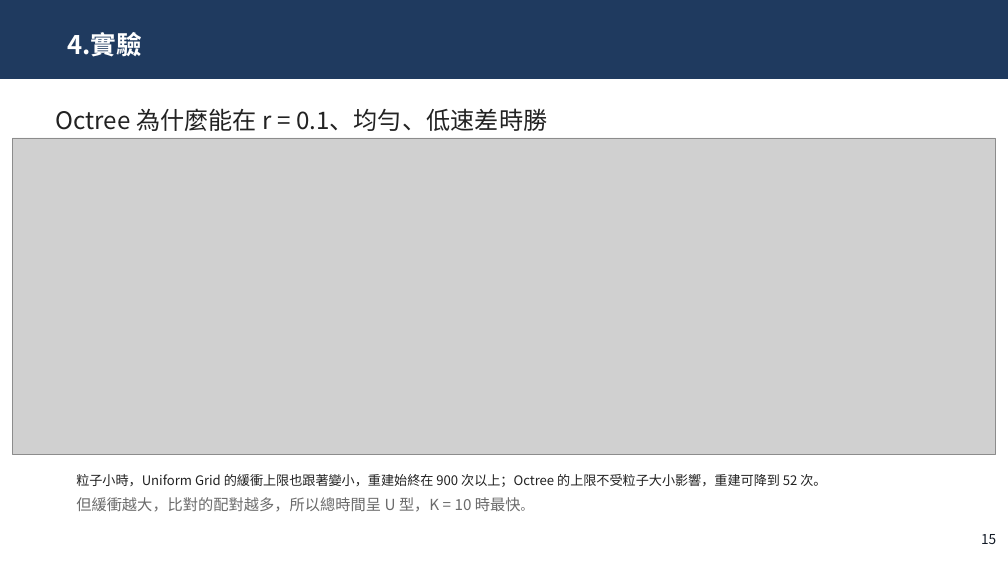
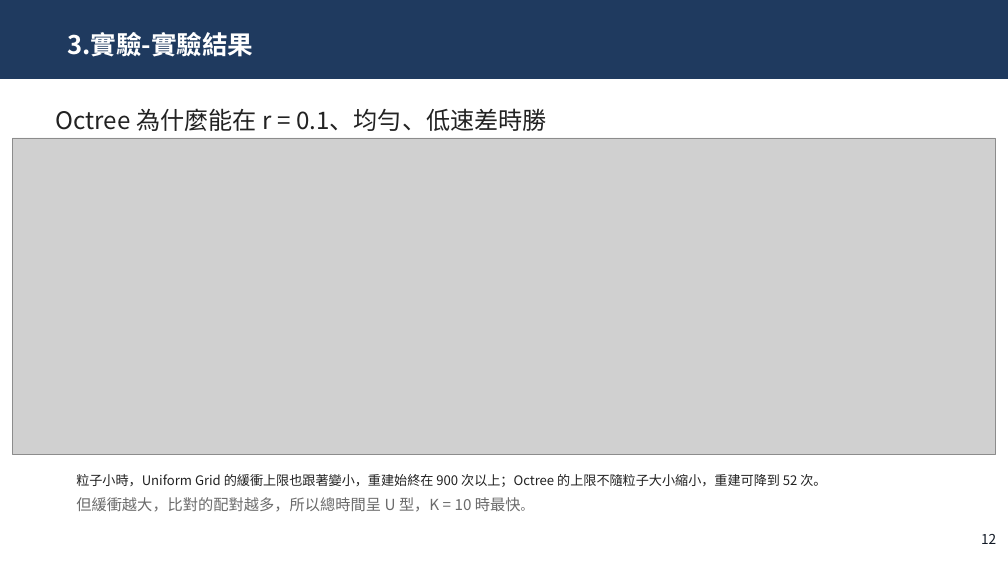
Before and after one commit to JasonYangCKSH/nbody_initial_project, a slide deck: slide 12 of 專題競賽/2. 口頭簡報/專題成果簡報.pptx (slide 15 before the commit). Drawn at 1008x567 pixels with LibreOffice and Linux fonts; fonts in the diff are those of the drawing; grey boxes stand for pictures. Boxes give left, top, right and bottom in pixels: in the first picture for what was removed or moved away, otherwise in the second. Text is boxed around its words. In the diff, an @@ line names an element or a change of style, - is before the commit and + after.

```diff
--- a/專題競賽/2. 口頭簡報/專題成果簡報.pptx
+++ b/專題競賽/2. 口頭簡報/專題成果簡報.pptx
@@ title at [67, 32, 253, 57]: text changed @@
-4.實驗
+3.實驗-實驗結果
@@ text at [76, 474, 826, 487]: text changed @@
-粒子小時，Uniform Grid 的緩衝上限也跟著變小，重建始終在 900 次以上；Octree 的上限不受粒子大小影響，重建可降到 52 次。
+粒子小時，Uniform Grid 的緩衝上限也跟著變小，重建始終在 900 次以上；Octree 的上限不隨粒子大小縮小，重建可降到 52 次。
@@ page number at [981, 534, 996, 544]: text changed @@
-15
+12
```
Also in this commit, not shown: 11 other slides changed, 2 slides added, 5 slides removed.
